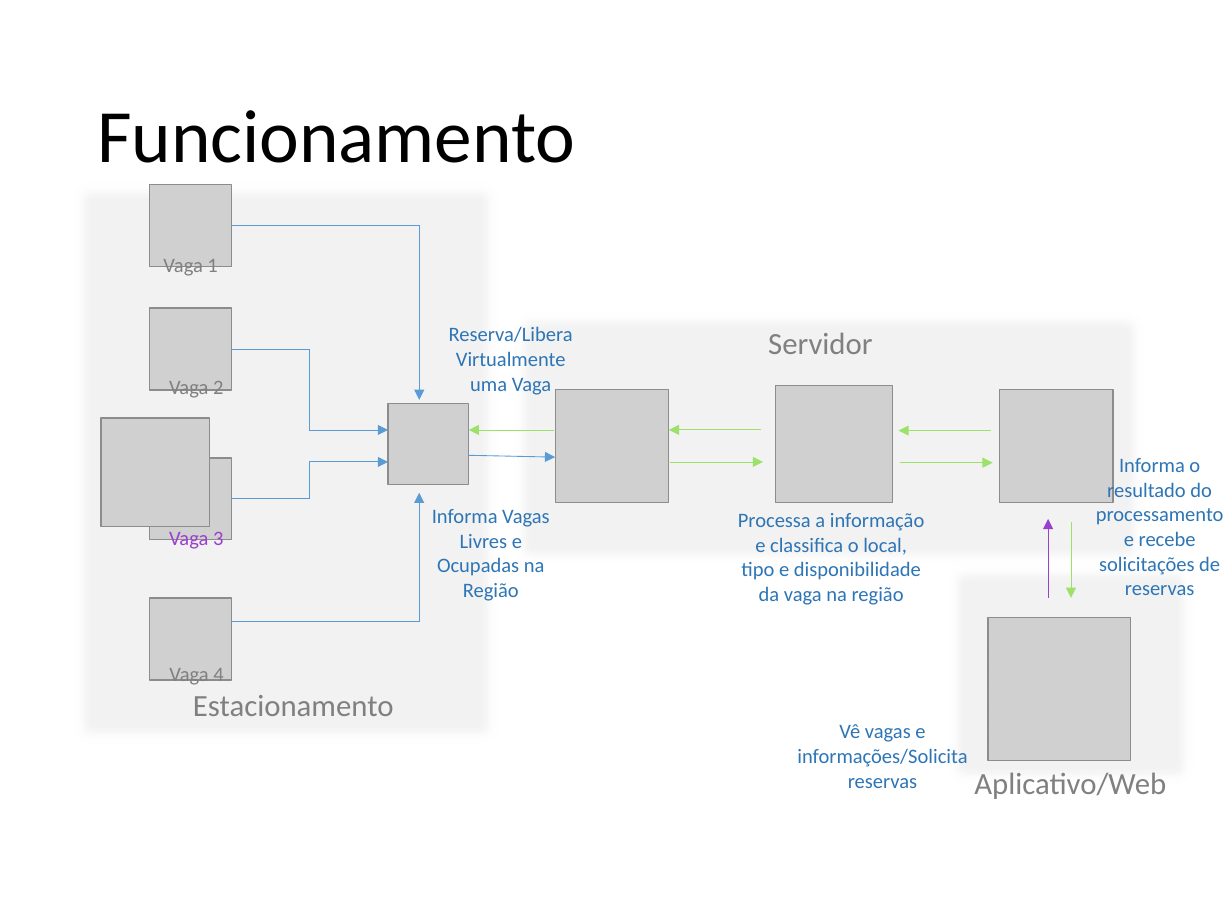
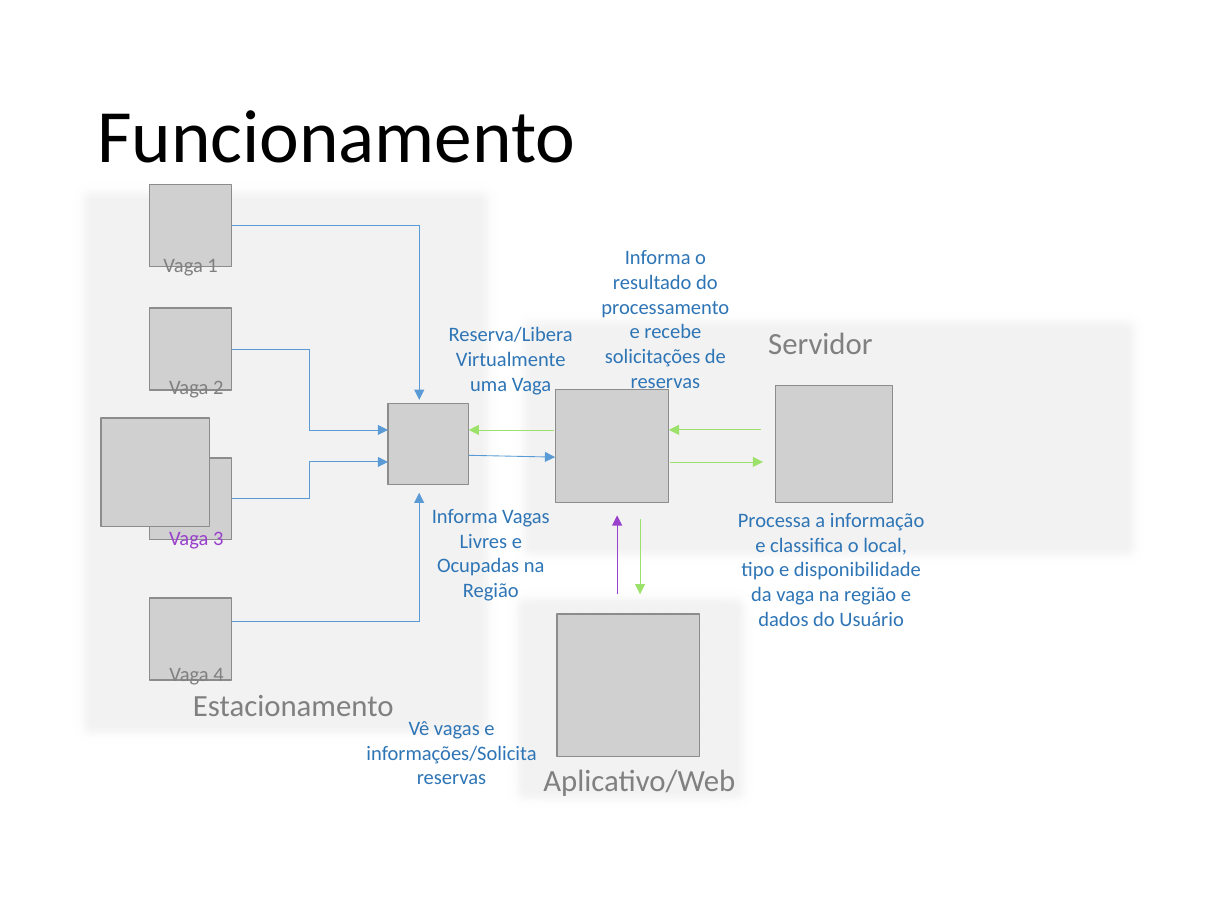
Before and after one commit to MortdecaiX/Oficina, a slide deck: slide 9 of Apresentação - Projeto.pptx. Drawn at 1232x924 pixels with LibreOffice and Linux fonts; fonts in the diff are those of the drawing; grey boxes stand for pictures; background and template pictures are left out. Boxes give left, top, right and bottom in pixels: in the first picture for what was removed or moved away, otherwise in the second. Text is boxed around its words. In the diff, an @@ line names an element or a change of style, - is before the commit and + after.

```diff
--- a/Apresentação - Projeto.pptx
+++ b/Apresentação - Projeto.pptx
@@ text "Informa o resultado do processamento ..." rewrapped from (1096, 458, 1224, 595) to (601, 250, 729, 394) @@
@@ picture removed at (999, 389, 1112, 503) @@
@@ arrow removed from (991, 431) to (898, 431) @@
@@ arrow removed from (899, 463) to (993, 463) @@
@@ 2 texts, 2 arrows, 1 picture: place and size @@
-2 texts, 2 arrows, 1 picture at (797, 519, 1166, 799)
+2 texts, 2 arrows, 1 picture at (366, 515, 735, 796)
@@ text at (738, 513, 924, 626): text changed @@
-Processa a informação e classifica o local, tipo e disponibilidade da vaga na região
+Processa a informação e classifica o local, tipo e disponibilidade da vaga na região e dados do Usuário
@@ rectangle: place and size @@
-rectangle at (944, 561, 1198, 790)
+rectangle at (504, 584, 758, 813)
```
Also in this commit, not shown: 26 other files.
